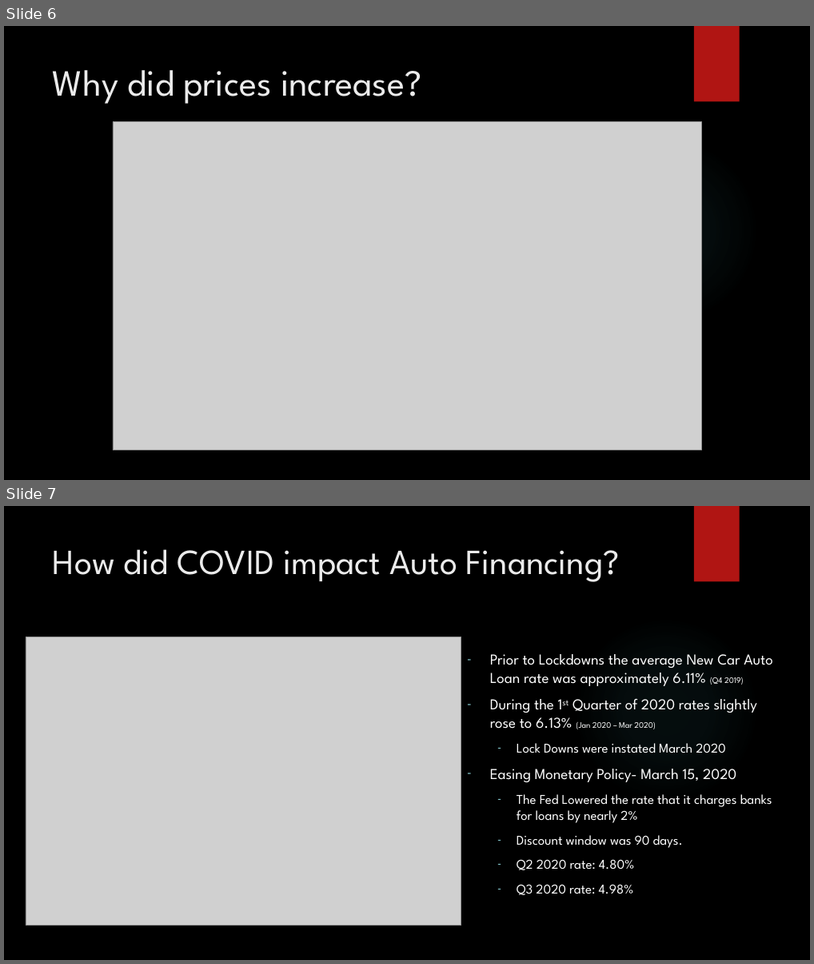
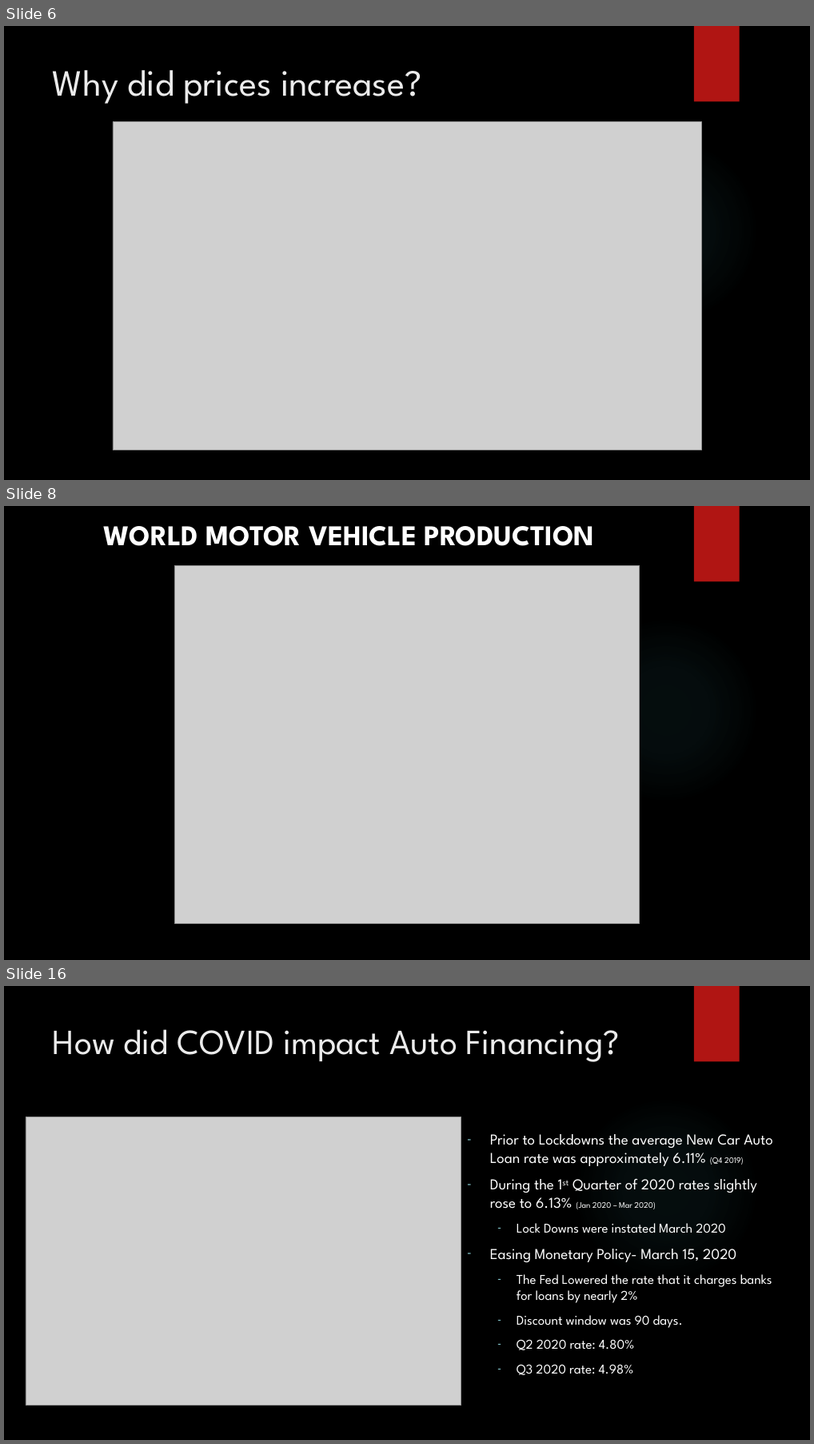
Before and after one commit to T800-101A/Impact_Vehicule_COVID-19, a slide deck: Project 1 Presentation .pptx. Shown one above the other, each under a label of ours: slides 6 and 7 before the commit, slides 6, 8 and 16 after it; the slides between them are not shown. The pictures are 814x964 and 814x1444 pixels, drawn with LibreOffice and Linux fonts; fonts in the diff are those of the drawing; grey boxes stand for pictures; background and template pictures are left out. Boxes give left, top, right and bottom in pixels: in the first picture for what was removed or moved away, otherwise in the second. Text is boxed around its words. In the diff, an @@ line names an element or a change of style, - is before the commit and + after.

```diff
--- a/Project 1 Presentation .pptx
+++ b/Project 1 Presentation .pptx
@@ slide 8 added at [4, 506, 810, 960], background picture (left out); not listed: 2 template elements that a slide beside it also shows @@
@@ text added at [104, 526, 595, 546], 34 pt, text #FFFFFF, bold @@
+WORLD MOTOR VEHICLE PRODUCTION
@@ picture added at [174, 565, 640, 923] @@
@@ what was slide 7 is now slide 16 @@
```
Also in this commit, not shown: 8 other slides added.
